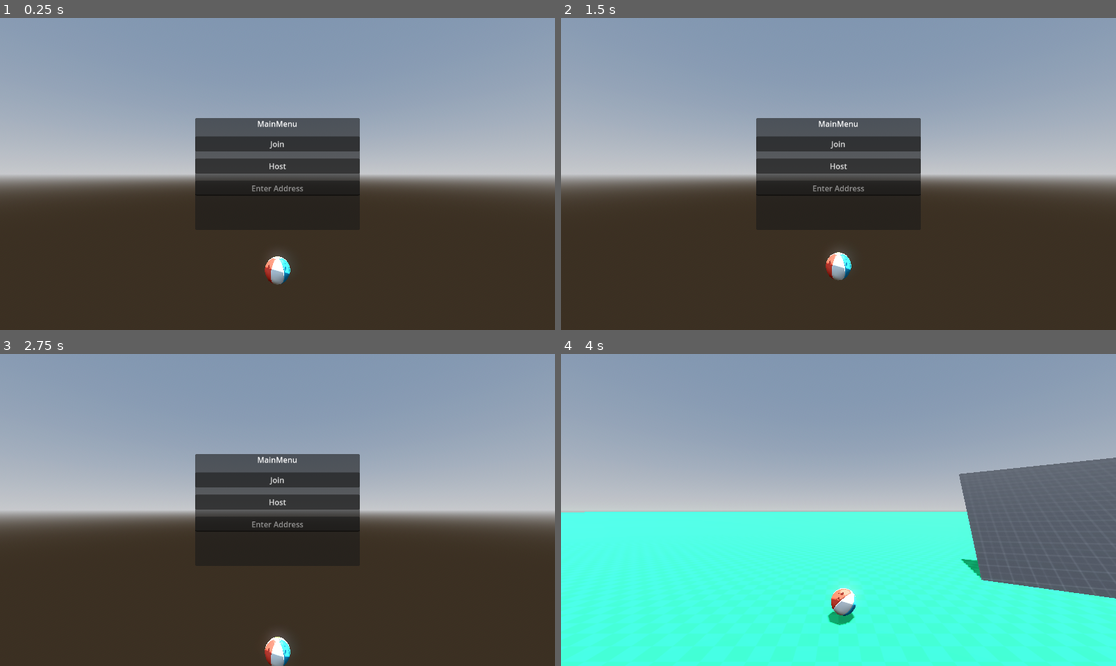
Above: before the commit, frames 1-4 (two rows, left to right).
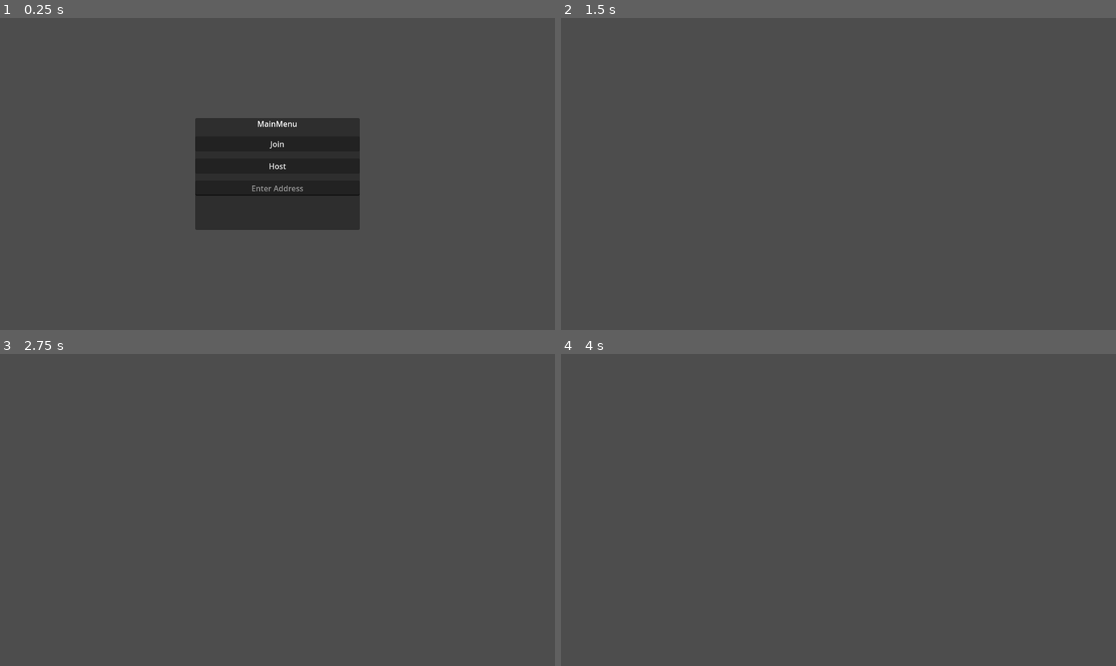
Above: after the commit, the same moments.

Repository: BenStoner/super-not-vr-ball
Game: Godot game, scene res://main.tscn
The game is run twice, just before and just after one commit, with the same random seed, the same clock (stepped at 60 frames per second) and the same inputs. The project has no main scene, so this scene is started directly.
Inputs (mouse positions are in pixels of both pictures, inside the frame that each line leads up to):
- Up to frame 1 (0.25 s): no input
- Up to frame 2 (1.5 s): click (838, 189) at 0.52 s; type "12" at 0.6 s; click "Join" at 1.25 s
- Up to frame 3 (2.75 s): click (277, 500) at 2 s, where only the run before the commit has a clickable "Host"
- Up to frame 4 (4 s): hold D (move_right) 2.78-3.53 s; tap Space (jump) at 2.85, 3.02, 3.32, 3.6, 3.77 s; hold Shift (brake) from 3.53 s (still down)

The runs differ from the first frame. In frame 1, 90% of the frame differs, in the area x 0-100%, y 0-100%; in frame 2, 94%; in frame 3, 94%; in frame 4, 99%.
Error before the commit: Invalid access to property or key 'name' on a base object of type 'null instance'. (res://AutoLoads/GameManager.gd:17)

Commit message:
added semi working mutiplayer

Diff:
--- a/AutoLoads/GameManager.gd
+++ /dev/null
@@ -1,37 +0,0 @@
-extends Node
-
-signal player_join
-signal player_host
-
-const PLAYER = preload("res://Player/player.tscn")
-const PORT = 9999
-
-var ener_peer = ENetMultiplayerPeer.new()
-
-func _ready() -> void:
-	player_host.connect(_on_player_host)
-	player_join.connect(_on_player_join)
-
-
-func _on_player_host():
-	if get_tree().current_scene.name == "Main":
-		print(get_tree().current_scene)
-		ener_peer.create_server(PORT)
-		multiplayer.multiplayer_peer = ener_peer
-		multiplayer.peer_connected.connect(add_player)
-
-		add_player(multiplayer.get_unique_id())
-		print(get_tree().current_scene)
-
-
-
-func _on_player_join():
-	ener_peer.create_client("localhost", PORT)
-	multiplayer.multiplayer_peer = ener_peer
-
-
-func add_player(peer_id):
-	var player_instance = PLAYER.instantiate()
-	player_instance.name = str(peer_id)
-#	get_tree().root.get_node("Main").add_child(player_instance)
-	print("asdasdasd")
--- /dev/null
+++ b/Levels/Level2.tscn
@@ -0,0 +1,18 @@
+[gd_scene load_steps=3 format=3 uid="uid://c13ahlayu8n8y"]
+
+[sub_resource type="PlaneMesh" id="PlaneMesh_87iaa"]
+size = Vector2(100, 100)
+
+[sub_resource type="ConcavePolygonShape3D" id="ConcavePolygonShape3D_ygvwj"]
+data = PackedVector3Array(50, 0, 50, -50, 0, 50, 50, 0, -50, -50, 0, 50, -50, 0, -50, 50, 0, -50)
+
+[node name="level" type="Node3D"]
+
+[node name="MeshInstance3D" type="MeshInstance3D" parent="."]
+transform = Transform3D(1, 0, 0, 0, 1, 0, 0, 0, 1, 0, -0.229971, 0)
+mesh = SubResource("PlaneMesh_87iaa")
+
+[node name="StaticBody3D" type="StaticBody3D" parent="MeshInstance3D"]
+
+[node name="CollisionShape3D" type="CollisionShape3D" parent="MeshInstance3D/StaticBody3D"]
+shape = SubResource("ConcavePolygonShape3D_ygvwj")
--- a/Menus/MainMenu/main_menu.gd
+++ b/Menus/MainMenu/main_menu.gd
@@ -9,10 +9,10 @@
 
 
 func _on_host_button_pressed() -> void:
-	get_tree().change_scene_to_file("res://main.tscn")
-	GameManager.emit_signal("player_host")
+	get_parent().emit_signal("player_host")
+	queue_free()
 
 
 func _on_join_button_pressed() -> void:
-	get_tree().change_scene_to_file("res://main.tscn")
-	GameManager.emit_signal("player_join")
+	get_parent().emit_signal("player_join")
+	queue_free()
--- a/Player/player.gd
+++ b/Player/player.gd
@@ -10,9 +10,19 @@
 @onready var jump_timer := $JumpTimer
 
 
+func _enter_tree() -> void:
+	set_multiplayer_authority(str(name).to_int())
+
+
+func _ready() -> void:
+	if not is_multiplayer_authority(): return
+
+	camera.make_current()
+
 
 func _physics_process(_delta):
-	# Movement
+	if not is_multiplayer_authority(): return
+#	# Movement
 	move_direction = Vector3.ZERO
 	move_direction.x = Input.get_axis("move_left", "move_right")
 	move_direction.z = Input.get_axis("move_forward", "move_backward")
--- a/Player/player.tscn
+++ b/Player/player.tscn
@@ -9,9 +9,17 @@
 
 [sub_resource type="SphereShape3D" id="SphereShape3D_u4sjg"]
 
+[sub_resource type="SceneReplicationConfig" id="SceneReplicationConfig_34hwx"]
+properties/0/path = NodePath(".:position")
+properties/0/spawn = true
+properties/0/sync = true
+properties/1/path = NodePath(".:rotation")
+properties/1/spawn = true
+properties/1/sync = true
+
 [node name="Ball" type="RigidBody3D"]
 collision_layer = 4
-collision_mask = 3
+collision_mask = 7
 physics_material_override = SubResource("PhysicsMaterial_dmg1t")
 script = ExtResource("1_3agts")
 
@@ -29,5 +37,7 @@
 
 [node name="InterpolatedCamera3D" type="Camera3D" parent="."]
 transform = Transform3D(1, 0, 0, 0, 1, 0, 0, 0, 1, 2.08165e-12, 3.5, 8)
-top_level = true
 script = ExtResource("2_ij640")
+
+[node name="MultiplayerSynchronizer" type="MultiplayerSynchronizer" parent="."]
+replication_config = SubResource("SceneReplicationConfig_34hwx")
--- a/main.gd
+++ b/main.gd
@@ -1,26 +1,62 @@
 extends Node3D
 
+signal player_join
+signal player_host
+
+const PLAYER = preload("res://Player/player.tscn")
+const PORT = 9999
+
 @export var levels: Array[PackedScene] = []
+
+var enet_peer = ENetMultiplayerPeer.new()
 
 var current_level
 var start_level
 
+
 func _ready() -> void:
+	player_host.connect(_on_player_host)
+	player_join.connect(_on_player_join)
+
 	start_level = levels[0]
 	var start_level_instance = start_level.instantiate()
 	current_level = start_level_instance
 	add_child(start_level_instance)
 
 
-func _process(delta: float) -> void:
+func _physics_process(delta: float) -> void:
 	if Input.is_action_just_pressed("jump"):
-		change_level(1)
+		change_level.rpc(2)
 
 
+# Multiplayer
+@rpc("call_local")
 func change_level(to: int):
 	current_level.queue_free()
 	var level_instance = levels[to].instantiate()
 	current_level = level_instance
-	print(current_level)
 	add_child(level_instance)
-	$Ball.global_position = Vector3.ZERO
+
+
+func _on_player_host():
+	change_level(1)
+
+	enet_peer.create_server(PORT)
+	multiplayer.multiplayer_peer = enet_peer
+	multiplayer.peer_connected.connect(add_player)
+
+	add_player(multiplayer.get_unique_id())
+
+
+func _on_player_join():
+	change_level(1)
+
+	enet_peer.create_client("localhost", PORT)
+	multiplayer.multiplayer_peer = enet_peer
+
+
+
+func add_player(peer_id):
+	var player_instance = PLAYER.instantiate()
+	player_instance.name = str(peer_id)
+	add_child(player_instance)
--- a/main.tscn
+++ b/main.tscn
@@ -3,7 +3,7 @@
 [ext_resource type="Script" path="res://main.gd" id="1_goyri"]
 [ext_resource type="PackedScene" uid="uid://cpqna0u66nktt" path="res://Menus/MainMenu/main_menu.tscn" id="2_ml0ej"]
 [ext_resource type="PackedScene" uid="uid://yourphwkyhjc" path="res://Levels/Level1.tscn" id="3_ewqwc"]
-[ext_resource type="PackedScene" uid="uid://c6u30yt620yww" path="res://Player/player.tscn" id="4_43yqr"]
+[ext_resource type="PackedScene" uid="uid://c13ahlayu8n8y" path="res://Levels/Level2.tscn" id="4_xlwsc"]
 
 [sub_resource type="ProceduralSkyMaterial" id="ProceduralSkyMaterial_2aubj"]
 sky_horizon_color = Color(0.64625, 0.65575, 0.67075, 1)
@@ -20,7 +20,7 @@
 
 [node name="Main" type="Node3D"]
 script = ExtResource("1_goyri")
-levels = Array[PackedScene]([ExtResource("2_ml0ej"), ExtResource("3_ewqwc")])
+levels = Array[PackedScene]([ExtResource("2_ml0ej"), ExtResource("3_ewqwc"), ExtResource("4_xlwsc")])
 
 [node name="WorldEnvironment" type="WorldEnvironment" parent="."]
 environment = SubResource("Environment_c1yie")
@@ -29,4 +29,8 @@
 transform = Transform3D(-0.866025, -0.433013, 0.25, 0, 0.5, 0.866025, -0.5, 0.75, -0.433013, 0, 0, 0)
 shadow_enabled = true
 
-[node name="Ball" parent="." instance=ExtResource("4_43yqr")]
+[node name="MultiplayerSpawner" type="MultiplayerSpawner" parent="."]
+_spawnable_scenes = PackedStringArray("res://Player/player.tscn")
+spawn_path = NodePath("..")
+
+[node name="Players" type="Node" parent="."]
--- a/project.godot
+++ b/project.godot
@@ -13,10 +13,6 @@
 config/name="Super-not-vr-ball"
 config/features=PackedStringArray("4.0", "Mobile")
 config/icon="res://icon.svg"
-
-[autoload]
-
-GameManager="*res://AutoLoads/GameManager.gd"
 
 [editor_plugins]
 
Not shown: 1 places in Player/player.tscn that only renumber resources
